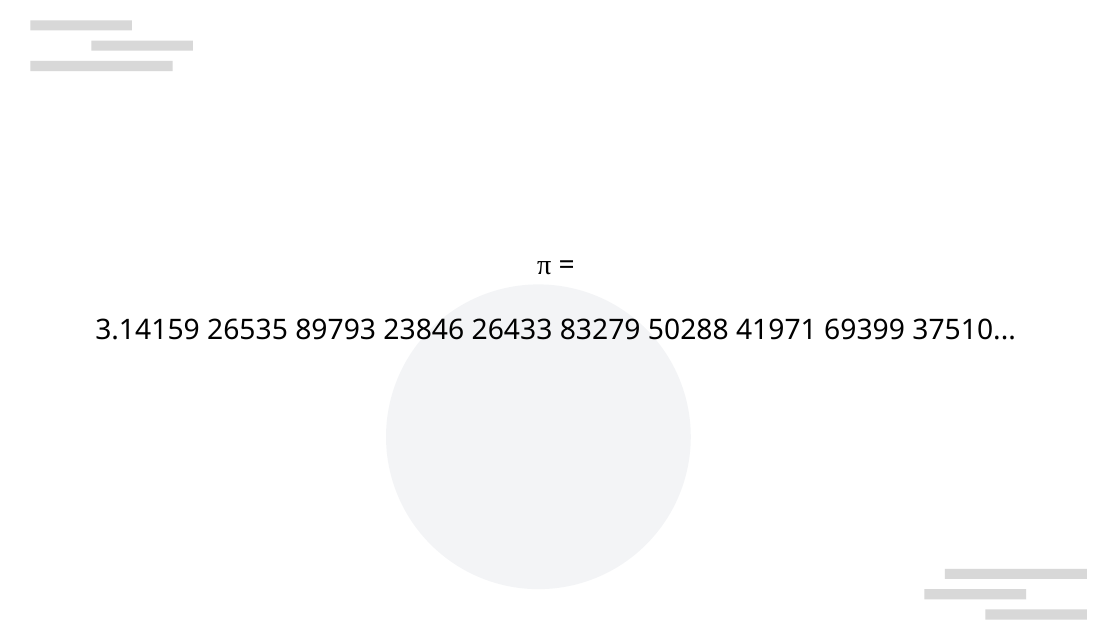
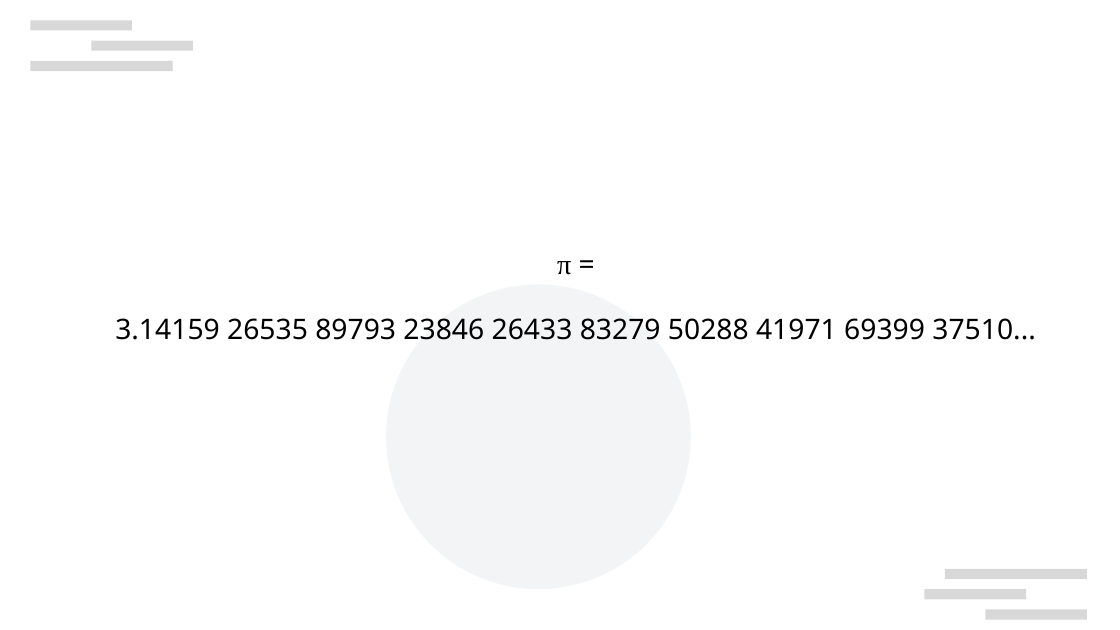
Before and after one commit to R-Stanz/gemp, a slide deck: slide 12 of classes/02-looping_and_conditionals/Aula02.odp. Drawn at 1120x630 pixels with LibreOffice and Linux fonts; fonts in the diff are those of the drawing; background and template pictures are left out. Boxes give left, top, right and bottom in pixels: in the first picture for what was removed or moved away, otherwise in the second. Text is boxed around its words. In the diff, an @@ line names an element or a change of style, - is before the commit and + after.

```diff
--- a/classes/02-looping_and_conditionals/Aula02.odp
+++ b/classes/02-looping_and_conditionals/Aula02.odp
@@ subtitle "π =": place and size @@
-subtitle "π =" at (95,261,1016,340)
+subtitle "π =" at (115,261,1036,340)
```
Also in this commit, not shown: 5 other slides changed, 1 other file.
